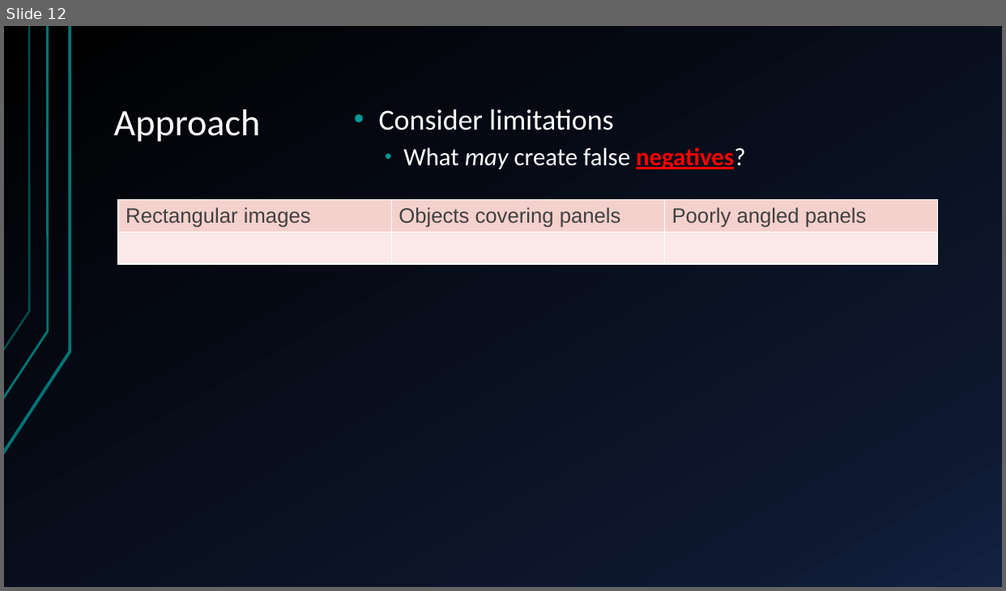
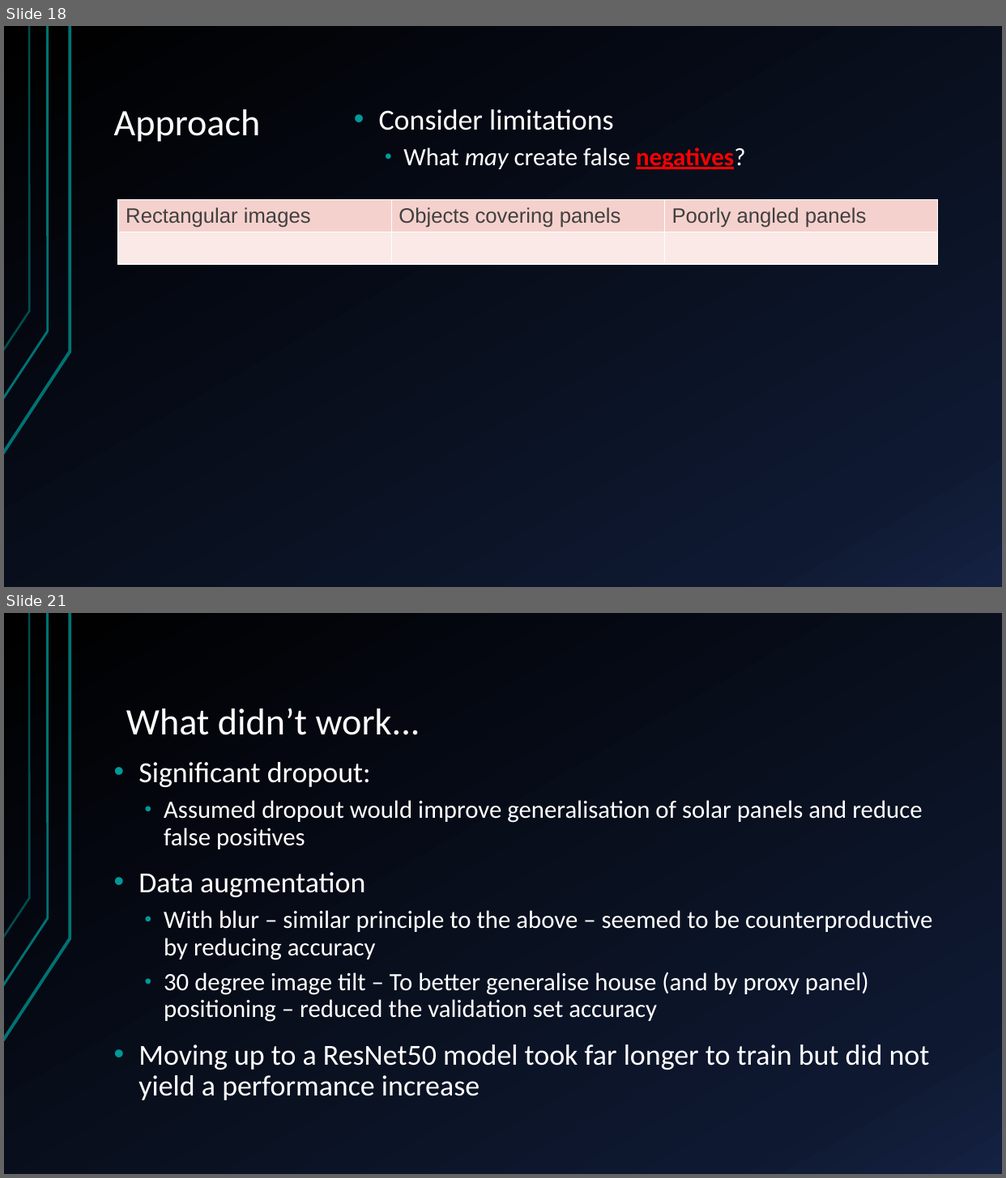
Before and after one commit to sofiary/teamunicornn, a slide deck: Western Power Hack-a-Gig Presentation.pptx. Shown one above the other, each under a label of ours: slide 12 before the commit, slides 18 and 21 after it; the slides between them are not shown. The pictures are 1006x591 and 1006x1178 pixels, drawn with LibreOffice and Linux fonts; fonts in the diff are those of the drawing. Boxes give left, top, right and bottom in pixels: in the first picture for what was removed or moved away, otherwise in the second. Text is boxed around its words. In the diff, an @@ line names an element or a change of style, - is before the commit and + after.

```diff
--- a/Western Power Hack-a-Gig Presentation.pptx
+++ b/Western Power Hack-a-Gig Presentation.pptx
@@ slide 21 added at (x1=4, y1=613, x2=1002, y2=1174), background gradient #000000 to #0F1931 to #142242; not listed: 3 template elements that a slide beside it also shows @@
@@ text added at (x1=126, y1=708, x2=420, y2=735), 36 pt, text #FFFFFF @@
+What didn’t work...
@@ text added at (x1=138, y1=762, x2=932, y2=1101), 24 pt, text #FFFFFF @@
+• Significant dropout:
+  • Assumed dropout would improve generalisation of solar panels and reduce false positives
+• Data augmentation
+  • With blur – similar principle to the above – seemed to be counterproductive by reducing accuracy
+  • 30 degree image tilt – To better generalise house (and by proxy panel) positioning – reduced the validation set accuracy
+• Moving up to a ResNet50 model took far longer to train but did not yield a performance increase
@@ what was slide 12 is now slide 18 @@
```
Also in this commit, not shown: 8 slides changed, 7 other slides added, 1 slide removed.
